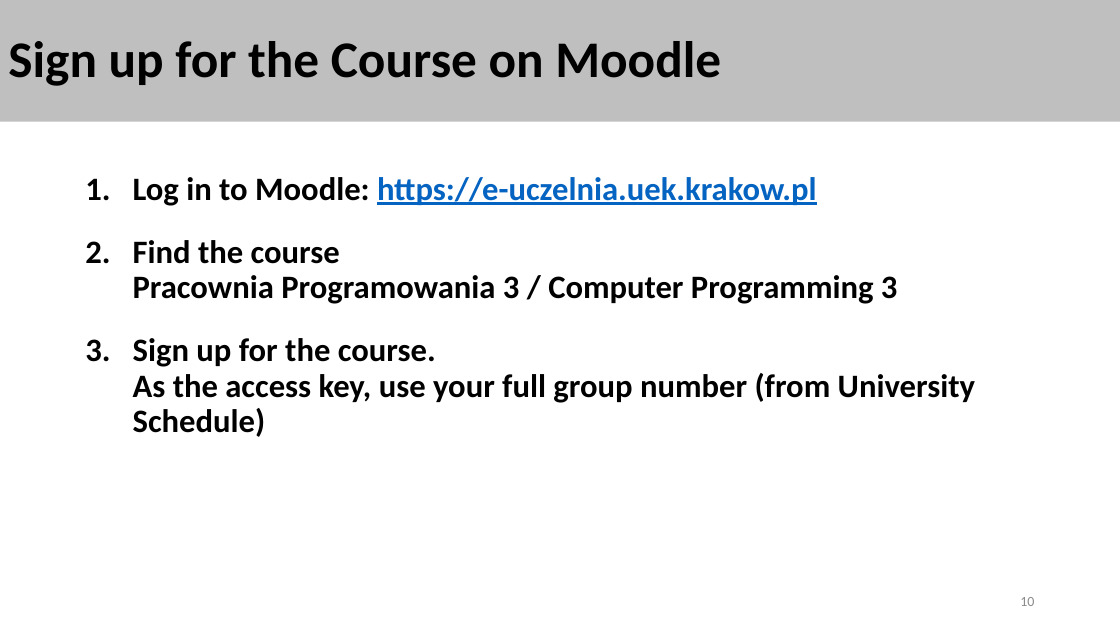
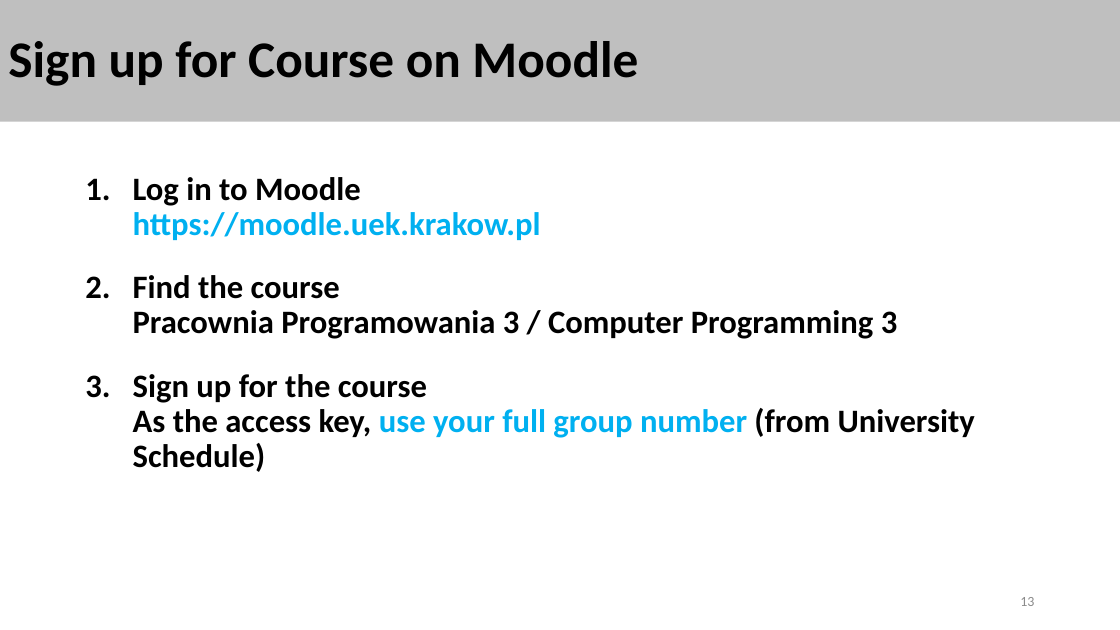
Before and after one commit to stalj/cp3, a slide deck: slide 13 of 01-CourseIntroduction/01-CourseIntroduction.pptx (slide 10 before the commit). Drawn at 1120x630 pixels with LibreOffice and Linux fonts; fonts in the diff are those of the drawing. Boxes give left, top, right and bottom in pixels: in the first picture for what was removed or moved away, otherwise in the second. Text is boxed around its words. In the diff, an @@ line names an element or a change of style, - is before the commit and + after.

```diff
--- a/01-CourseIntroduction/01-CourseIntroduction.pptx
+++ b/01-CourseIntroduction/01-CourseIntroduction.pptx
@@ title at (x1=8, y1=41, x2=638, y2=86): text changed @@
-Sign up for the Course on Moodle
+Sign up for Course on Moodle
@@ text at (x1=133, y1=177, x2=541, y2=240): text changed; text colour #0563C1 to #00B0F0 @@
-1. Log in to Moodle: https://e-uczelnia.uek.krakow.pl
+1. Log in to Moodle
+   https://moodle.uek.krakow.pl
@@ text at (x1=133, y1=374, x2=975, y2=472): text changed @@
-3. Sign up for the course.
-   As the access key, use your full group number (from University Schedule)
+3. Sign up for the course
+   As the access key, use your full group number (from University Schedule)
@@ page number at (x1=1020, y1=597, x2=1034, y2=606): text changed @@
-10
+13
```
Also in this commit, not shown: 11 other slides changed, 7 slides added, 5 slides removed, 10 other files.
